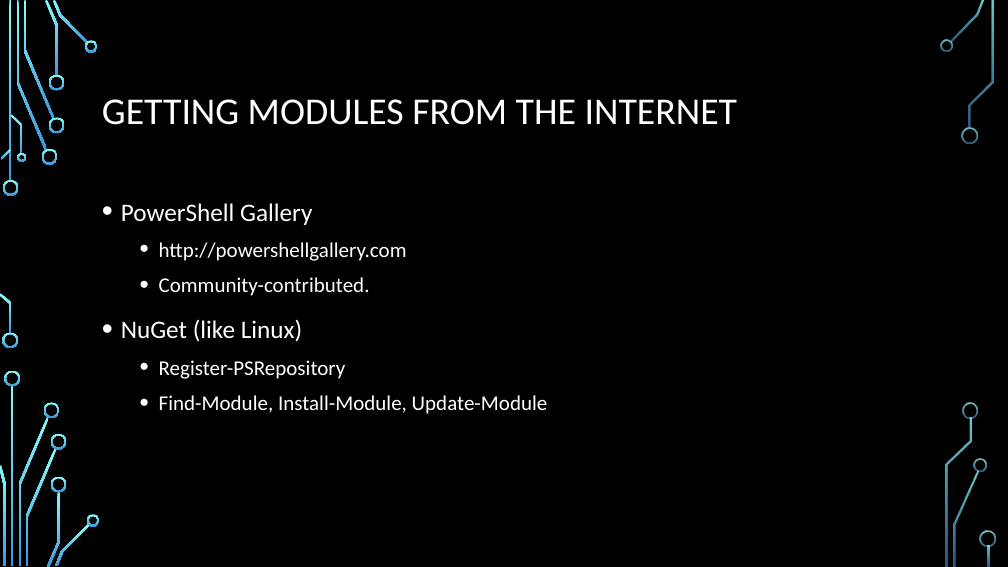
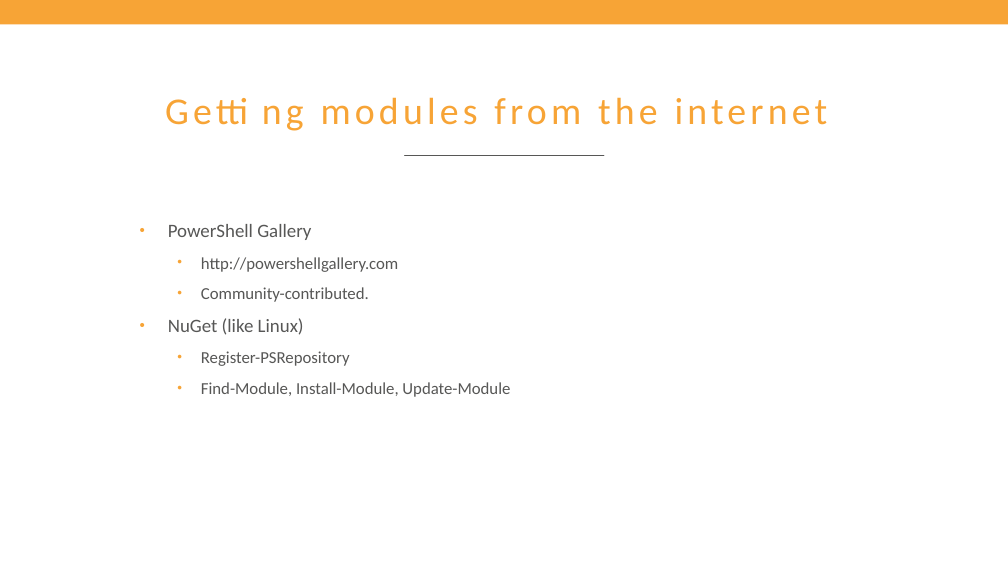
Before and after one commit to Matthias-vdE/Powershell-Course, a slide deck: slide 57 of 2019/Powershell course.pptx. Drawn at 1008x567 pixels with LibreOffice and Linux fonts; fonts in the diff are those of the drawing; background and template pictures are left out. Boxes give left, top, right and bottom in pixels: in the first picture for what was removed or moved away, otherwise in the second. Text is boxed around its words. In the diff, an @@ line names an element or a change of style, - is before the commit and + after.

Commit message:
Applied Axxes style

```diff
--- a/2019/Powershell course.pptx
+++ b/2019/Powershell course.pptx
@@ background picture (left out) to #FFFFFF @@
@@ rectangle added at bbox=[0, 0, 1008, 24], fill #F7A436 @@
@@ title at bbox=[102, 99, 737, 125]: text changed; text colour #FFFFFF to #F7A436 @@
-GETTING MODULES FROM THE INTERNET
+Getting modules from the internet
@@ line added from (405, 156) to (604, 156), #575756 0.75 pt @@
@@ text "PowerShell Gallery": place and size @@
-text "PowerShell Gallery" at bbox=[121, 203, 548, 414]
+text "PowerShell Gallery" at bbox=[168, 224, 510, 397]
@@ text "PowerShell Gallery" at bbox=[168, 224, 510, 397]: size 24 to 18 pt in "PowerShell Gallery", "NuGet (like Linux)"; text colour #FFFFFF to #575756; size 20 to 16 pt in "http://powershellgallery.com", "Community-contributed.", "Register-PSRepository", "Find-Module, Install-Module, Update-Module"; indent changed; line spacing 1.2 to 1; more space between paragraphs @@
@@ group removed at bbox=[0, 0, 996, 567]: 33 freeform shapes, 3 rectangles @@
```
Also in this commit, not shown: 169 other slides changed.
